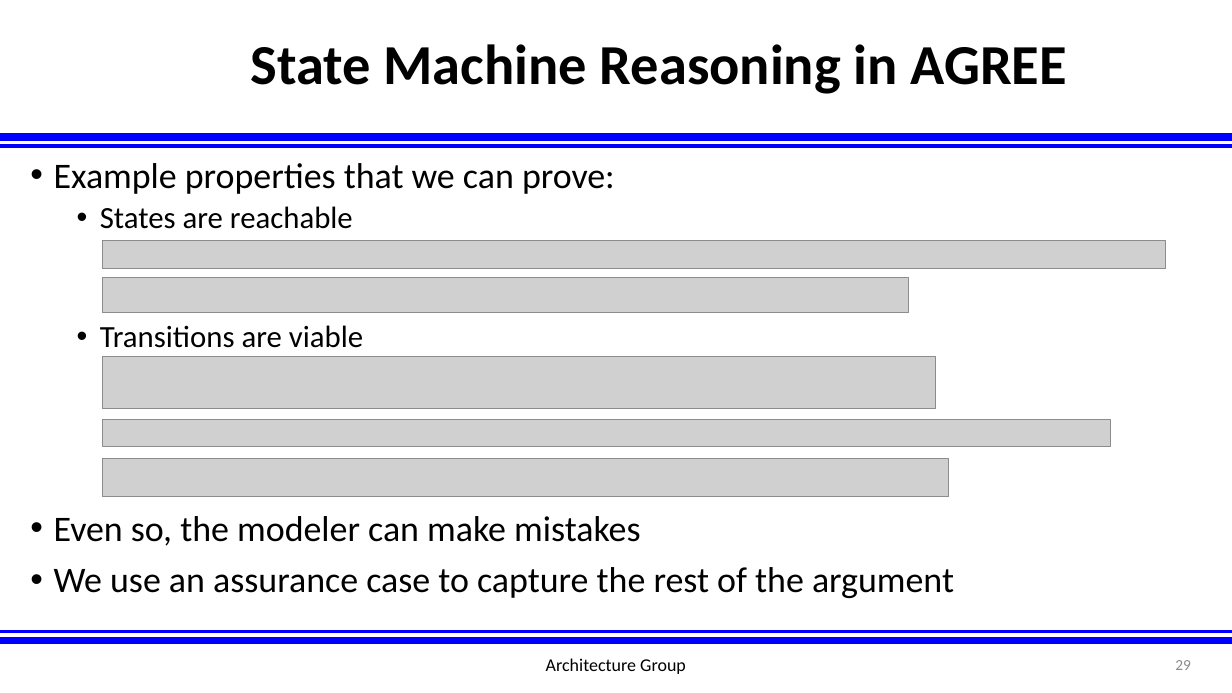
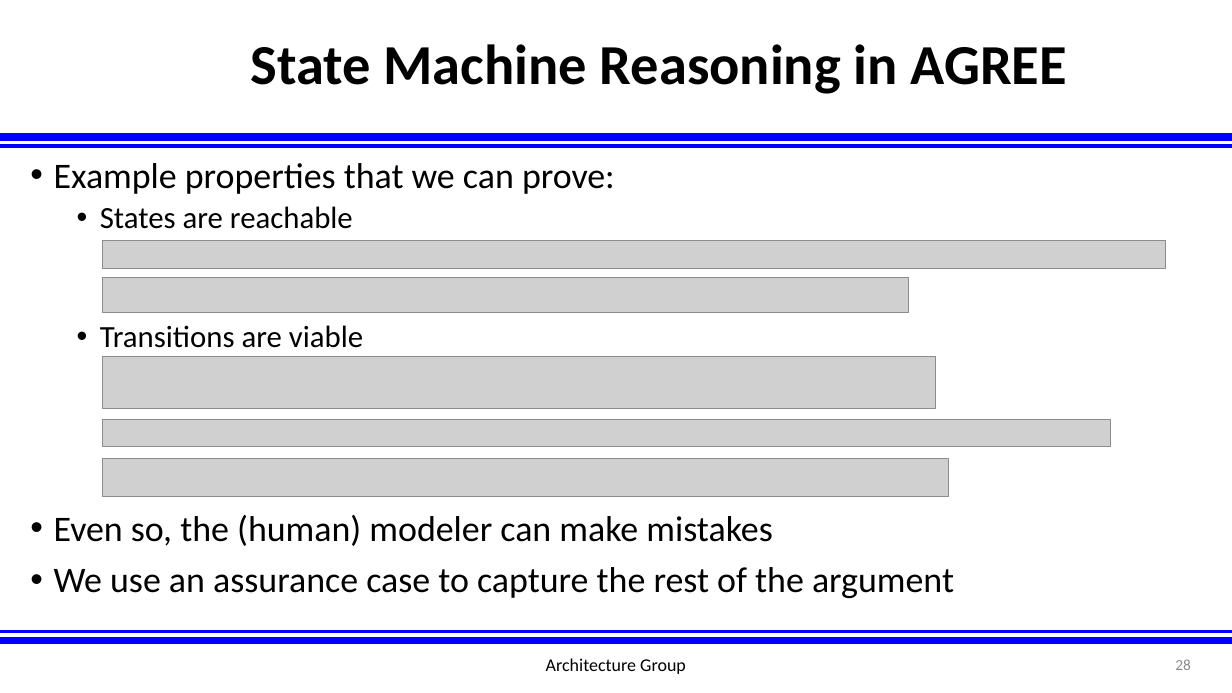
Before and after one commit to afrl-rq/OpenUxAS-SoI, a slide deck: slide 28 of presentations/S5_SoI_Architecture_Group.pptx (slide 29 before the commit). Drawn at 1232x693 pixels with LibreOffice and Linux fonts; fonts in the diff are those of the drawing; grey boxes stand for pictures; background and template pictures are left out. Boxes give left, top, right and bottom in pixels: in the first picture for what was removed or moved away, otherwise in the second. Text is boxed around its words. In the diff, an @@ line names an element or a change of style, - is before the commit and + after.

```diff
--- a/presentations/S5_SoI_Architecture_Group.pptx
+++ b/presentations/S5_SoI_Architecture_Group.pptx
@@ text at [54,515,772,546]: text changed @@
-• Even so, the modeler can make mistakes
+• Even so, the (human) modeler can make mistakes
@@ page number at [1175,659,1191,670]: text changed @@
-29
+28
```
Also in this commit, not shown: 4 other slides changed.
